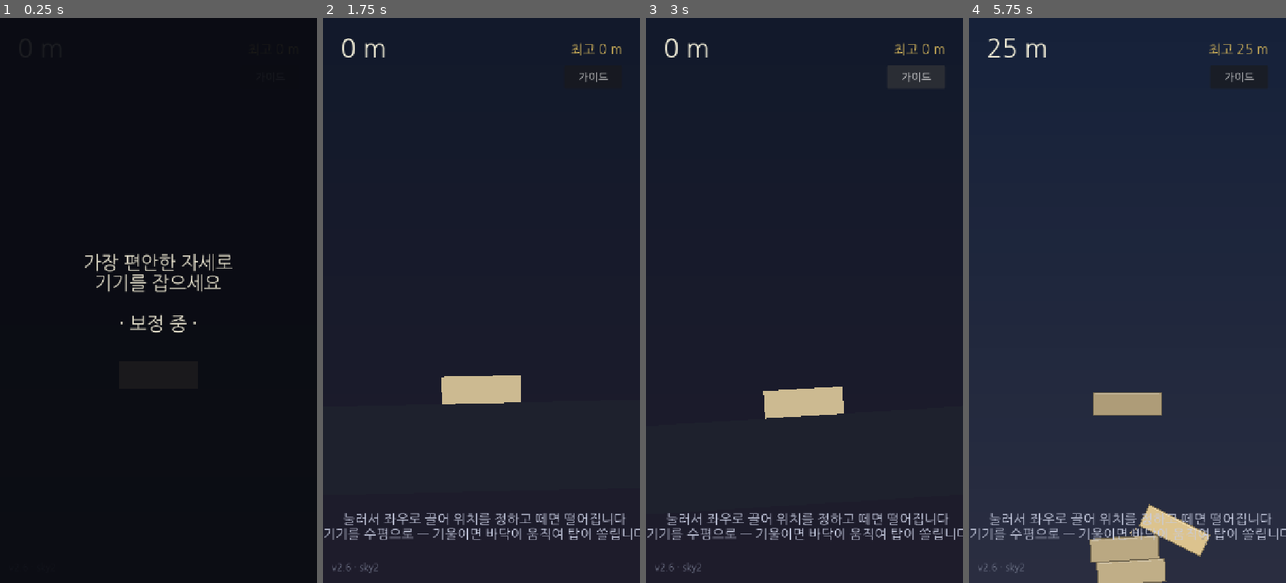
Above: before the commit, frames 1-4 (left to right).
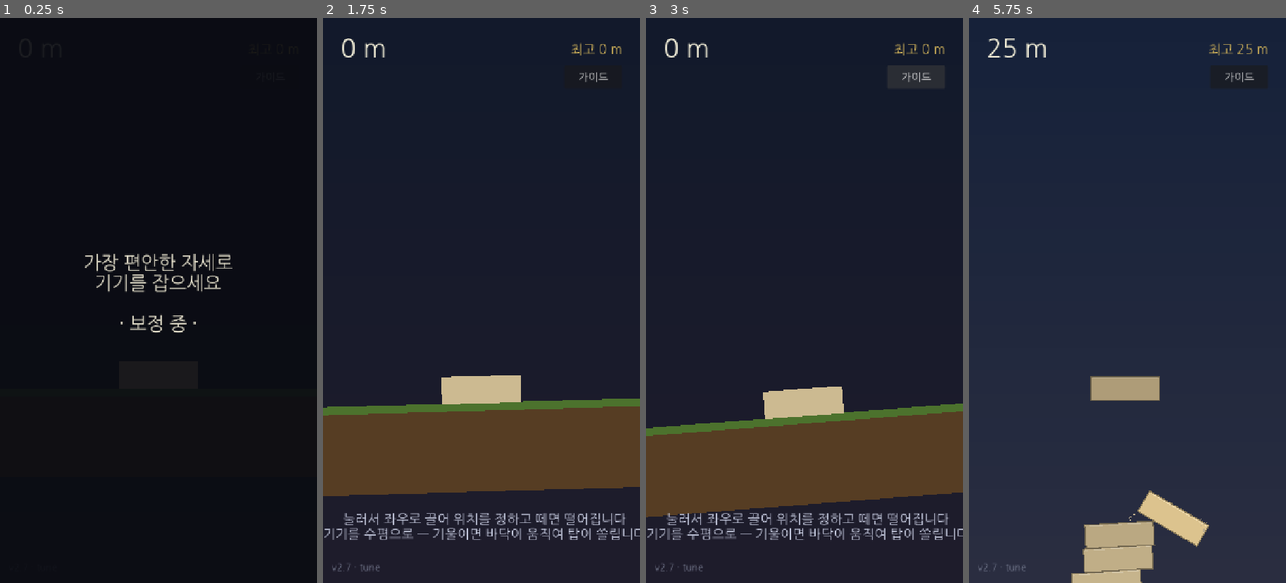
Above: after the commit, the same moments.

Repository: jungrok5/babel-tower
Game: Godot game, scene res://scenes/Main.tscn
The game is run twice, just before and just after one commit, with the same random seed, the same clock (stepped at 60 frames per second) and the same inputs.
Inputs (mouse positions are in pixels of both pictures, inside the frame that each line leads up to):
- Up to frame 1 (0.25 s): no input
- Up to frame 2 (1.75 s): click "가이드" at 0.5 s; click "가이드" at 1.25 s
- Up to frame 3 (3 s): click "가이드" at 2 s; click "가이드 끄기" at 2.75 s
- Up to frame 4 (5.75 s): tap Enter at 3.5 s; move the mouse to (1197, 272) at 3.52 s; click (1197, 272) at 3.67 s; tap Space at 3.77, 4.07 s; drag from (1064, 328) to (1111, 413) at 4.27 s; move the mouse to (1159, 176) at 5.02 s; click (1159, 176) at 5.17 s

The runs differ from the first frame. In frame 2, 16% of the frame differs, in the area x 0-100%, y 63-99%; in frame 3, 16%, in the area x 0-100%, y 65-99%; in frame 4, 4.9%.

Commit message:
fix(v2.7): bird no longer rams tower + earthy floor color + real topple difficulty
- 새 미사일 수정: 충돌 켠 채 날아들던 것 → APPROACH 단계에서 충돌 OFF로 자리에
  접근하고, 도착 후에야 충돌 ON. 탑을 들이받지 않는다.
- 바닥색: 배경과 안 구분되던 남색 → 흙(갈색) + 잔디(초록) 윗면.
- 난이도: 마찰 0.42로 낮춰 경사에서 실제로 미끄러져 넘어지게(수평에선 안 미끄러짐),
  최대 바닥 기울기 30°, 붕괴각 28°. 대놓고 기울이면 넘어지도록. CI로 8층 붕괴각 측정.

Co-Authored-By: Claude Opus 4.8 <noreply@anthropic.com>
Claude-Session: https://claude.ai/code/session_01Jx8xk1vyhwdsC6SaQay3dQ

Diff:
--- a/scripts/bird.gd
+++ b/scripts/bird.gd
@@ -5,7 +5,7 @@
 
 signal left
 
-enum S { FLY_IN, ROAM, PERCH, FLY_OUT }
+enum S { FLY_IN, ROAM, APPROACH, PERCH, FLY_OUT }
 
 var s: int = S.FLY_IN
 var target_block: Block = null
@@ -68,14 +68,23 @@
 				roam_target = _roam_pick()
 			timer -= dt
 			if timer <= 0.0:
-				s = S.PERCH
-				timer = randf_range(3.5, 6.5)
-				cshape.disabled = false        # 앉으면 물리 충돌 켜짐
+				s = S.APPROACH          # 충돌 OFF 상태로 앉을 자리로 접근
+		S.APPROACH:
+			if not is_instance_valid(target_block):
+				_leave()
+			else:
+				var pp := _perch_point()
+				position = position.lerp(pp, 0.12)
+				if position.distance_to(pp) < 9.0:
+					# 자리에 도착한 뒤에야 충돌을 켠다 → 탑을 들이받지 않음
+					cshape.disabled = false
+					s = S.PERCH
+					timer = randf_range(3.5, 6.5)
 		S.PERCH:
 			if not is_instance_valid(target_block):
 				_leave()
 			else:
-				position = position.lerp(_perch_point(), 0.25)
+				position = position.lerp(_perch_point(), 0.15)   # 살살 따라감
 				timer -= dt
 				if timer <= 0.0:
 					_leave()
--- a/scripts/block.gd
+++ b/scripts/block.gd
@@ -24,9 +24,9 @@
 	add_child(cs)
 
 	var mat := PhysicsMaterial.new()
-	# 마찰: 너무 높으면(1.0) 바닥에 딱 붙어 통째로 기울기만 하고 안 넘어진다.
-	# 적당히 낮춰 경사에서 상단 블록이 실제로 넘어가게 한다(미끄럼틀처럼 밀리진 않음).
-	mat.friction = 0.7
+	# 마찰: 너무 높으면 바닥에 딱 붙어 통째로 기울기만 하고 안 넘어진다.
+	# 낮춰서 경사에서 상단 블록이 실제로 넘어가게(수평에선 미끄러지지 않음).
+	mat.friction = 0.42
 	mat.bounce = 0.0
 	physics_material_override = mat
 
--- a/scripts/main.gd
+++ b/scripts/main.gd
@@ -7,15 +7,15 @@
 enum State { CALIB, READY, OVER }
 
 ## 화면에 표시되는 빌드 버전 — 캐시된 옛 빌드인지 확인용. 변경 시마다 올린다.
-const GAME_VERSION := "v2.6 · sky2"
+const GAME_VERSION := "v2.7 · tune"
 
 const BASE_X := 360.0
 const GROUND_TOP_Y := 1050.0
 const BLOCK_SIZE := Vector2(180.0, 62.0)
 const DROP_HEIGHT := 150.0          # 다음 벽돌이 떨어지기 시작하는 높이(짧게 = 연사 쌓기 쾌감)
-const TIP_ANGLE := 0.55             # 이 각도 이상 기울면 붕괴 (라디안 ~31°)
+const TIP_ANGLE := 0.5              # 블록이 이 각도 이상 기울면 붕괴 (~28°)
 const COLLAPSE_FALL := 170.0        # 바닥 아래로 이만큼 떨어지면 붕괴
-const MAX_TILT_ANGLE := 0.42        # 최대 기울임에서 바닥(판자)이 기우는 각도(라디안 ~24°)
+const MAX_TILT_ANGLE := 0.52        # 최대 기울임에서 바닥(판자)이 기우는 각도(라디안 ~30°)
 const FOUNDATION_TOP := GROUND_TOP_Y - BLOCK_SIZE.y   # 토대 윗면 Y (수평일 때)
 const TILT_DEADZONE := 0.06         # 이보다 작은 기울기는 무시(미세 손떨림 → 떨림 방지)
 const FLOOR_PIVOT := Vector2(BASE_X, GROUND_TOP_Y)    # 바닥 회전 피벗(토대 중심 바닥)
@@ -127,7 +127,9 @@
 	gcs.position = Vector2(0, 100.0)
 	floor_body.add_child(gcs)
 	floor_body.add_child(_make_rect_poly(Vector2(0, 100.0), Vector2(4200.0, 200.0),
-		Color(0.12, 0.13, 0.18)))
+		Color(0.34, 0.24, 0.14)))                                  # 흙
+	floor_body.add_child(_make_rect_poly(Vector2(0, 8.0), Vector2(4200.0, 18.0),
+		Color(0.30, 0.45, 0.18)))                                  # 잔디(윗면)
 
 	# 초석(토대) — 피벗 바로 위, 바닥과 함께 기운다
 	var fcs := CollisionShape2D.new()
